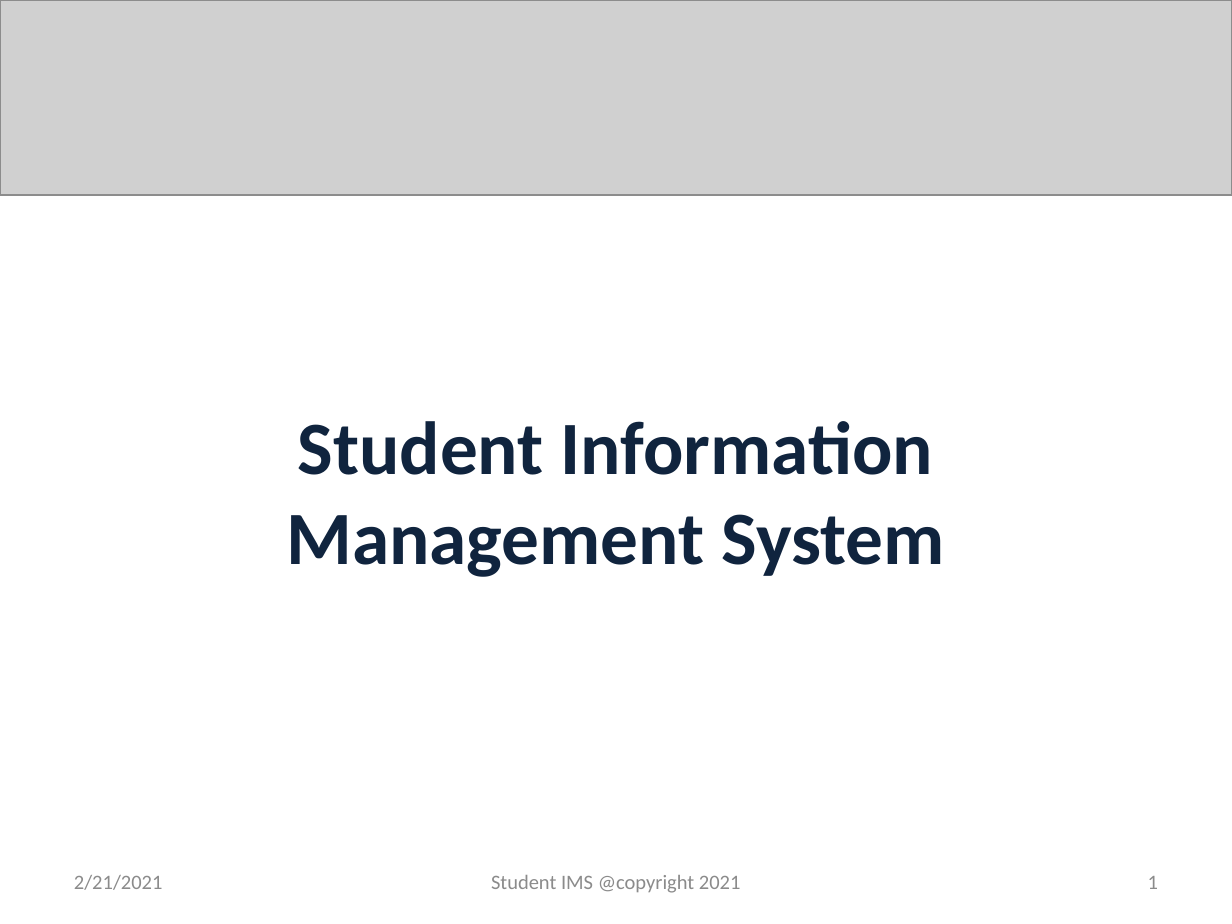
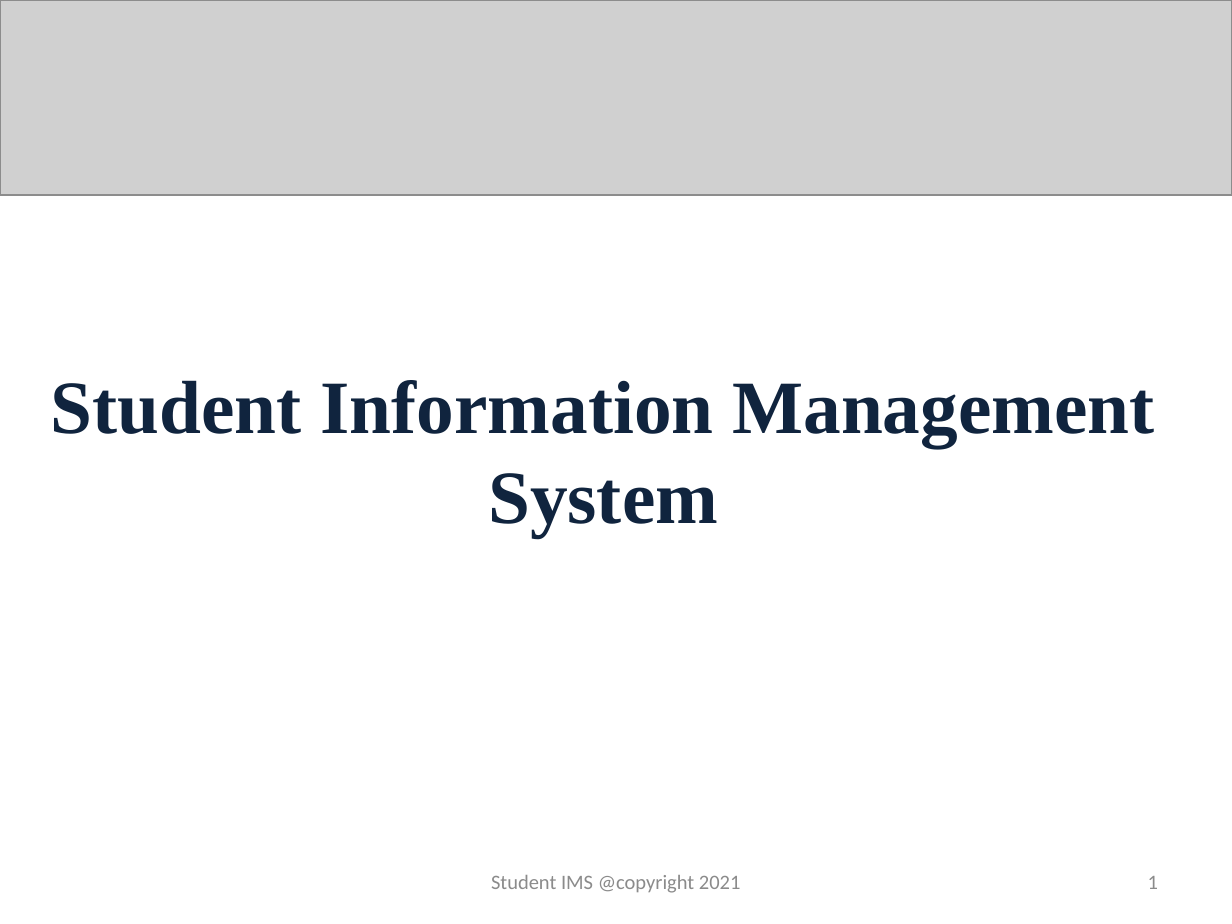
Before and after one commit to github-rinzin/documentation, a slide deck: slide 1 of fifth_review.pptx. Drawn at 1232x924 pixels with LibreOffice and Linux fonts; fonts in the diff are those of the drawing; grey boxes stand for pictures. Boxes give left, top, right and bottom in pixels: in the first picture for what was removed or moved away, otherwise in the second. Text is boxed around its words. In the diff, an @@ line names an element or a change of style, - is before the commit and + after.

```diff
--- a/fifth_review.pptx
+++ b/fifth_review.pptx
@@ title "Student Information Management System": place and size @@
-title "Student Information Management System" at [286, 421, 944, 577]
+title "Student Information Management System" at [51, 380, 1154, 537]
@@ title "Student Information Management System" at [51, 380, 1154, 537]: font Calibri to Times New Roman @@
@@ text removed at [74, 875, 163, 890] @@
-2/21/2021
```
Also in this commit, not shown: 1 other slide changed, 8 slides added.
